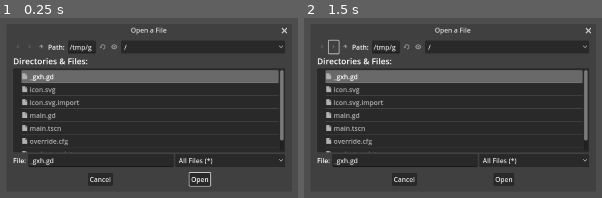
Above: before the commit, frames 1-2 (left to right).
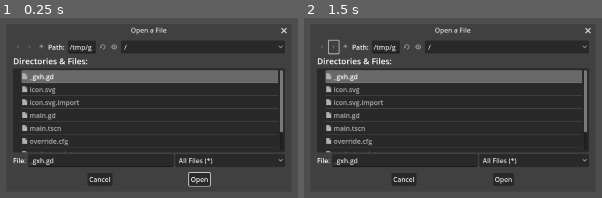
Above: after the commit, the same moments.

Repository: Grubre/DiplomacyMapEditor
Game: Godot game, scene res://main.tscn
The game is run twice, just before and just after one commit, with the same random seed, the same clock (stepped at 60 frames per second) and the same inputs.
Inputs (mouse positions are in pixels of both pictures, inside the frame that each line leads up to):
- Up to frame 1 (0.25 s): no input
- Up to frame 2 (1.5 s): click (333, 46) at 0.5 s; click (333, 46) at 1.25 s

The runs differ from the first frame. In frame 1, 0.5% of the frame differs, in the area x 29-97%, y 5-94%; in frame 2, 0.4%.

Commit message:
Added user camera with panning and zooming

Diff:
--- a/main.tscn
+++ b/main.tscn
@@ -1,6 +1,7 @@
-[gd_scene load_steps=3 format=3 uid="uid://bfjoxtthsowlb"]
+[gd_scene load_steps=4 format=3 uid="uid://bfjoxtthsowlb"]
 
 [ext_resource type="Script" path="res://main.gd" id="1_oslpt"]
+[ext_resource type="Script" path="res://user_camera.gd" id="2_p6erc"]
 
 [sub_resource type="LabelSettings" id="LabelSettings_ewspp"]
 font_size = 24
@@ -28,4 +29,7 @@
 horizontal_alignment = 1
 vertical_alignment = 1
 
+[node name="UserCamera" type="Camera2D" parent="."]
+script = ExtResource("2_p6erc")
+
 [connection signal="file_selected" from="FileDialog" to="." method="_on_file_dialog_file_selected"]
--- a/project.godot
+++ b/project.godot
@@ -27,6 +27,41 @@
 "events": [Object(InputEventKey,"resource_local_to_scene":false,"resource_name":"","device":-1,"window_id":0,"alt_press …(192 unchanged characters)…
 ]
 }
+camera_move_up={
+"deadzone": 0.5,
+"events": [Object(InputEventKey,"resource_local_to_scene":false,"resource_name":"","device":-1,"window_id":0,"alt_pressed":false,"shift_pressed":false,"ctrl_pressed":false,"meta_pressed":false,"pressed":false,"keycode":0,"physical_keycode":87,"key_label":0,"unicode":119,"location":0,"echo":false,"script":null)
+]
+}
+camera_move_down={
+"deadzone": 0.5,
+"events": [Object(InputEventKey,"resource_local_to_scene":false,"resource_name":"","device":-1,"window_id":0,"alt_pressed":false,"shift_pressed":false,"ctrl_pressed":false,"meta_pressed":false,"pressed":false,"keycode":0,"physical_keycode":83,"key_label":0,"unicode":115,"location":0,"echo":false,"script":null)
+]
+}
+camera_move_left={
+"deadzone": 0.5,
+"events": [Object(InputEventKey,"resource_local_to_scene":false,"resource_name":"","device":-1,"window_id":0,"alt_pressed":false,"shift_pressed":false,"ctrl_pressed":false,"meta_pressed":false,"pressed":false,"keycode":0,"physical_keycode":65,"key_label":0,"unicode":97,"location":0,"echo":false,"script":null)
+]
+}
+camera_move_right={
+"deadzone": 0.5,
+"events": [Object(InputEventKey,"resource_local_to_scene":false,"resource_name":"","device":-1,"window_id":0,"alt_pressed":false,"shift_pressed":false,"ctrl_pressed":false,"meta_pressed":false,"pressed":false,"keycode":0,"physical_keycode":68,"key_label":0,"unicode":100,"location":0,"echo":false,"script":null)
+]
+}
+camera_zoom_in={
+"deadzone": 0.5,
+"events": [Object(InputEventMouseButton,"resource_local_to_scene":false,"resource_name":"","device":-1,"window_id":0,"alt_pressed":false,"shift_pressed":false,"ctrl_pressed":false,"meta_pressed":false,"button_mask":0,"position":Vector2(0, 0),"global_position":Vector2(0, 0),"factor":1.0,"button_index":4,"canceled":false,"pressed":false,"double_click":false,"script":null)
+]
+}
+camera_zoom_out={
+"deadzone": 0.5,
+"events": [Object(InputEventMouseButton,"resource_local_to_scene":false,"resource_name":"","device":-1,"window_id":0,"alt_pressed":false,"shift_pressed":false,"ctrl_pressed":false,"meta_pressed":false,"button_mask":0,"position":Vector2(0, 0),"global_position":Vector2(0, 0),"factor":1.0,"button_index":5,"canceled":false,"pressed":false,"double_click":false,"script":null)
+]
+}
+camera_pan={
+"deadzone": 0.5,
+"events": [Object(InputEventMouseButton,"resource_local_to_scene":false,"resource_name":"","device":-1,"window_id":0,"alt_pressed":false,"shift_pressed":false,"ctrl_pressed":false,"meta_pressed":false,"button_mask":0,"position":Vector2(0, 0),"global_position":Vector2(0, 0),"factor":1.0,"button_index":3,"canceled":false,"pressed":false,"double_click":false,"script":null)
+]
+}
 
 [rendering]
 
--- /dev/null
+++ b/user_camera.gd
@@ -0,0 +1,54 @@
+extends Camera2D
+
+@export var movement_speed: float = 1000
+
+var panning_start_mouse_pos = Vector2()
+var panning_start_camera_pos = Vector2()
+var is_panning = false
+var old_cursor_shape:int = Input.CURSOR_ARROW
+
+func _ready() -> void:
+	pass # Replace with function body.
+
+func handle_zoom(delta: float):
+	if Input.is_action_just_pressed("camera_zoom_in"):
+		zoom = zoom * 1.1
+	if Input.is_action_just_pressed("camera_zoom_out"):
+		zoom = zoom / 1.1
+
+func handle_camera_movement(delta: float):
+	var offset = Vector2()
+	if Input.is_action_pressed("camera_move_left"):
+		offset.x -= 1
+	if Input.is_action_pressed("camera_move_right"):
+		offset.x += 1
+	if Input.is_action_pressed("camera_move_down"):
+		offset.y += 1
+	if Input.is_action_pressed("camera_move_up"):
+		offset.y -= 1
+
+	offset = offset.normalized() * movement_speed * delta * (1/zoom.x)
+	translate(offset)
+
+func handle_panning(delta):
+	if !is_panning and Input.is_action_just_pressed("camera_pan"):
+		panning_start_mouse_pos = get_viewport().get_mouse_position()
+		panning_start_camera_pos = position
+		is_panning = true
+		old_cursor_shape = Input.get_current_cursor_shape()
+		Input.set_default_cursor_shape(Input.CURSOR_POINTING_HAND)
+
+	if is_panning and Input.is_action_just_released("camera_pan"):
+		Input.set_default_cursor_shape(old_cursor_shape)
+		is_panning = false
+
+	if is_panning:
+		var offset = get_viewport().get_mouse_position() - panning_start_mouse_pos
+		position = panning_start_camera_pos - offset * 1/zoom.x
+
+# Called every frame. 'delta' is the elapsed time since the previous frame.
+func _process(delta: float) -> void:
+	handle_zoom(delta)
+	handle_camera_movement(delta)
+	handle_panning(delta)
+	pass
